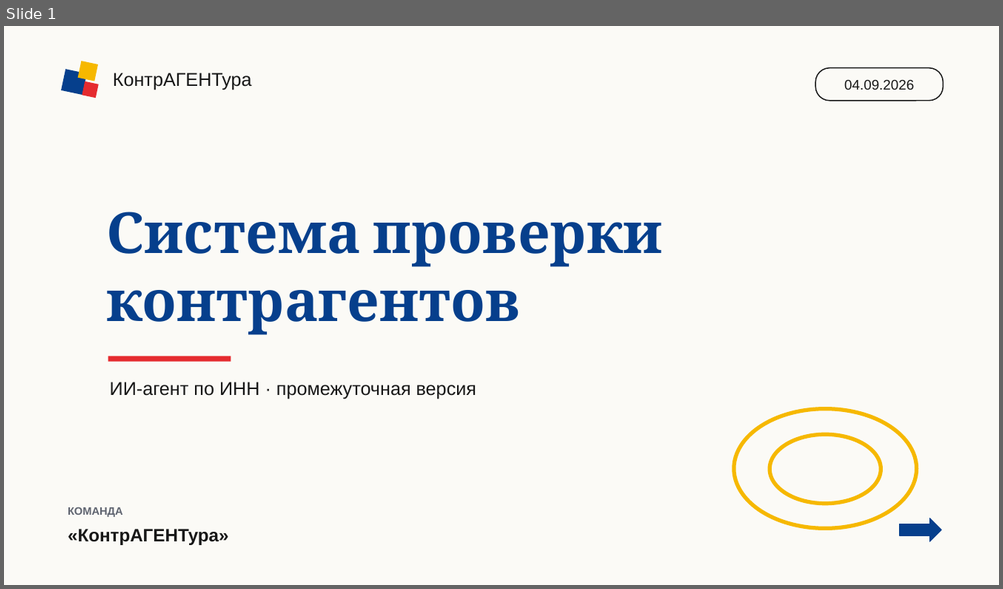
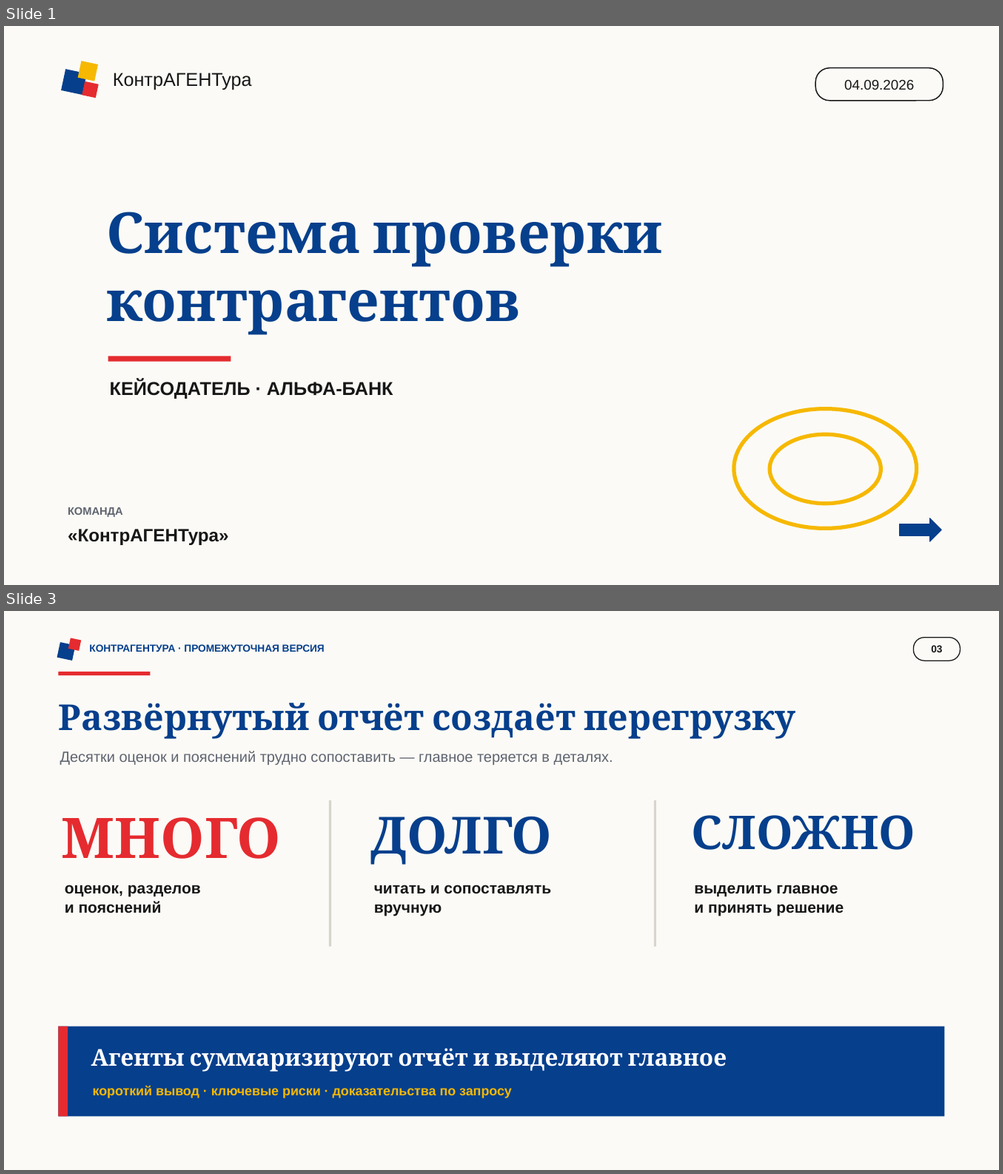
Before and after one commit to Angmtlln/xaxaton, a slide deck: output/presentations/kontragentura_intermediate_pitch.pptx. Shown one above the other, each under a label of ours: slide 1 before the commit, slides 1 and 3 after it; the slides between them are not shown. The pictures are 1003x589 and 1003x1174 pixels, drawn with LibreOffice and Linux fonts; fonts in the diff are those of the drawing. Boxes give left, top, right and bottom in pixels: in the first picture for what was removed or moved away, otherwise in the second. Text is boxed around its words. In the diff, an @@ line names an element or a change of style, - is before the commit and + after.

```diff
--- a/output/presentations/kontragentura_intermediate_pitch.pptx
+++ b/output/presentations/kontragentura_intermediate_pitch.pptx
@@ slide 3 added at [4, 611, 999, 1170], background #FBFAF6 @@
@@ rectangle added at [57, 642, 76, 661], fill #063F8C @@
@@ rectangle added at [68, 638, 82, 652], fill #E52B2F @@
@@ text added at [89, 644, 324, 652], 9.8 pt, text #063F8C, bold @@
+КОНТРАГЕНТУРА · ПРОМЕЖУТОЧНАЯ ВЕРСИЯ
@@ rounded rectangle added at [913, 637, 960, 661], outline #171717 0.9 pt, 9.8 pt, text #171717, bold @@
+03
@@ rectangle added at [59, 672, 151, 675], fill #E52B2F @@
@@ text added at [58, 703, 795, 739], 34.5 pt, text #063F8C, bold @@
+Развёрнутый отчёт создаёт перегрузку
@@ text added at [60, 751, 613, 765], 14.2 pt, text #5F6470 @@
+Десятки оценок и пояснений трудно сопоставить — главное теряется в деталях.
@@ rectangle added at [329, 800, 331, 947], fill #D9D5CC @@
@@ rectangle added at [654, 800, 656, 947], fill #D9D5CC @@
@@ text added at [62, 817, 281, 859], 54 pt, text #E52B2F, bold @@
+МНОГО
@@ text added at [371, 816, 552, 865], 49.5 pt, text #063F8C, bold @@
+ДОЛГО
@@ text added at [691, 815, 915, 850], 45 pt, text #063F8C, bold @@
+СЛОЖНО
@@ text added at [65, 885, 201, 914], 15 pt, text #171717, bold @@
+оценок, разделов
+и пояснений
@@ text added at [374, 885, 551, 917], 15 pt, text #171717, bold @@
+читать и сопоставлять
+вручную
@@ text added at [694, 885, 843, 917], 15 pt, text #171717, bold @@
+выделить главное
+и принять решение
@@ rectangle added at [59, 1027, 945, 1117], fill #063F8C @@
@@ rectangle added at [59, 1027, 68, 1117], fill #E52B2F @@
@@ text added at [91, 1048, 726, 1072], 22.5 pt, text #FFFFFF, bold @@
+Агенты суммаризируют отчёт и выделяют главное
@@ text added at [93, 1085, 512, 1099], 12.8 pt, text #F6B800, bold @@
+короткий вывод · ключевые риски · доказательства по запросу
@@ slide 1 changed as well @@
@@ text at [110, 380, 393, 399]: text changed; bold on @@
-ИИ-агент по ИНН · промежуточная версия
+КЕЙСОДАТЕЛЬ · АЛЬФА-БАНК
```
Also in this commit, not shown: 4 other slides changed, 1 slide removed, 1 other file.
